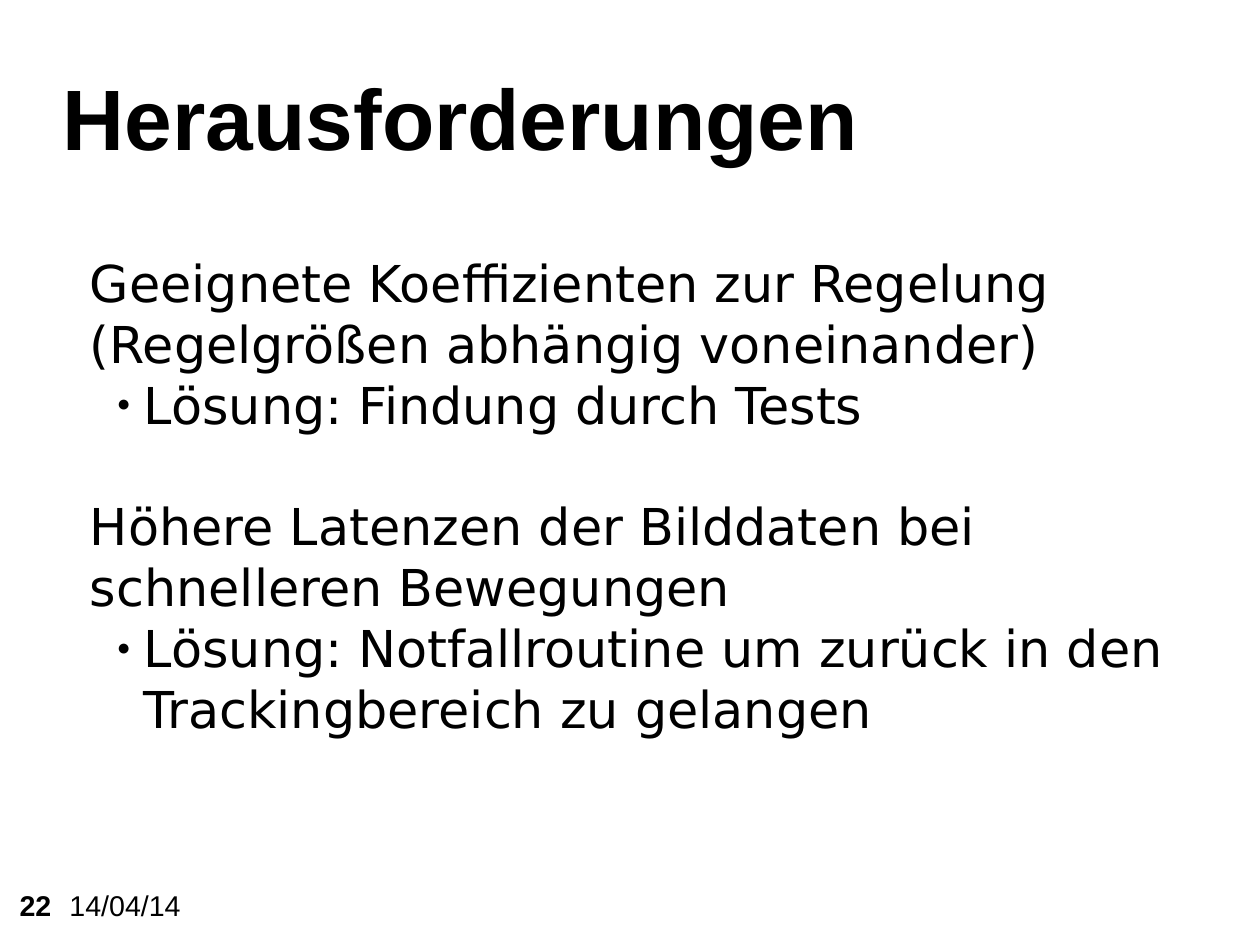
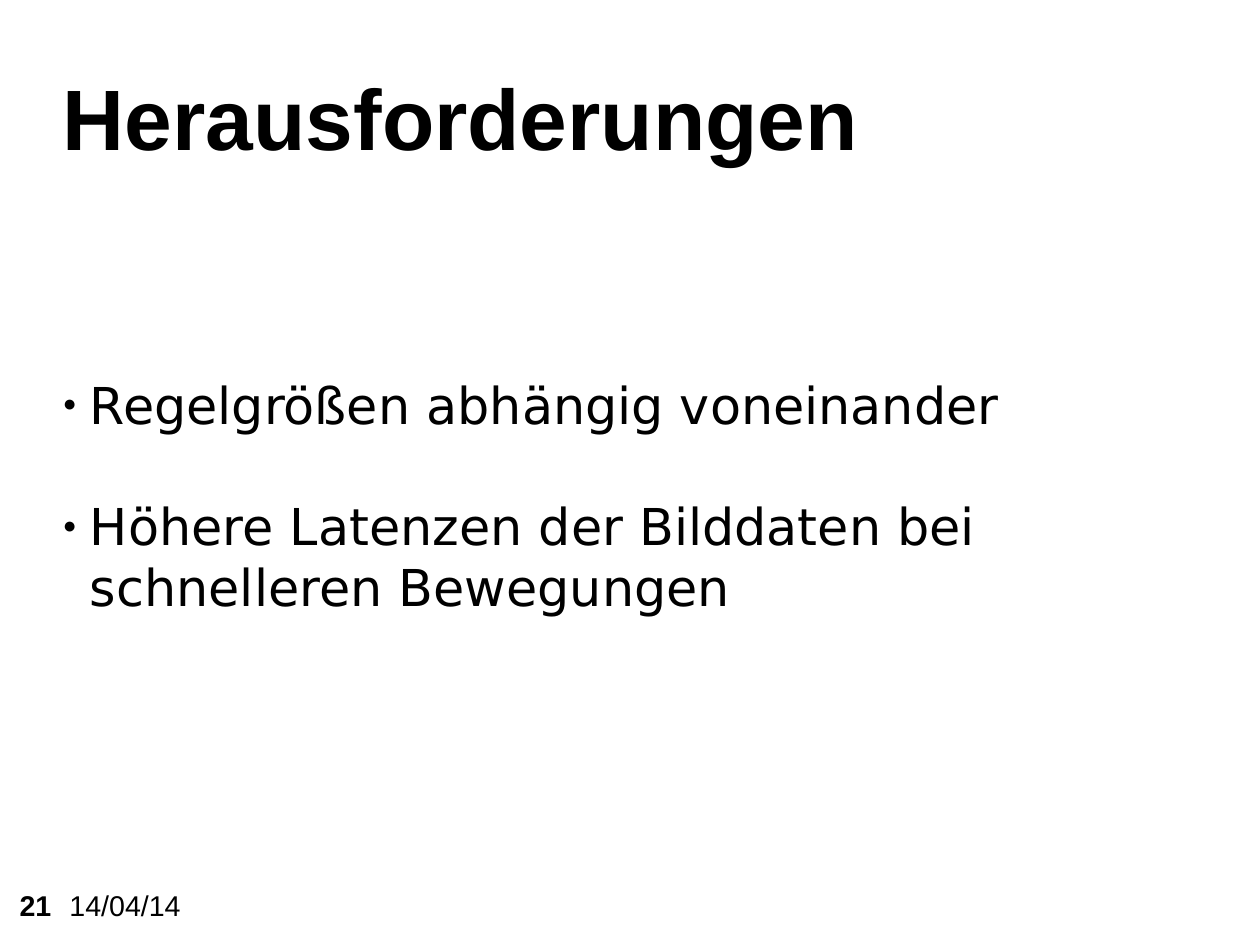
Before and after one commit to KITrokopter/Presentation, a slide deck: slide 21 of PresentationInTotal v0.1.odp (slide 22 before the commit). Drawn at 1260x945 pixels with LibreOffice and Linux fonts; fonts in the diff are those of the drawing; background and template pictures are left out. Boxes give left, top, right and bottom in pixels: in the first picture for what was removed or moved away, otherwise in the second. Text is boxed around its words. In the diff, an @@ line names an element or a change of style, - is before the commit and + after.

```diff
--- a/PresentationInTotal v0.1.odp
+++ b/PresentationInTotal v0.1.odp
@@ subtitle at (90, 385, 999, 435): text changed @@
-Geeignete Koeffizienten zur Regelung
-(Regelgrößen abhängig voneinander)
-    ● Lösung: Findung durch Tests
+● Regelgrößen abhängig voneinander
@@ subtitle at (144, 628, 1163, 739): paragraph removed @@
-    ● Lösung: Notfallroutine um zurück in den Trackingbereich zu gelangen
@@ page number at (20, 896, 52, 916): text changed @@
-22
+21
```
Also in this commit, not shown: 4 other slides changed, 1 slide removed.
